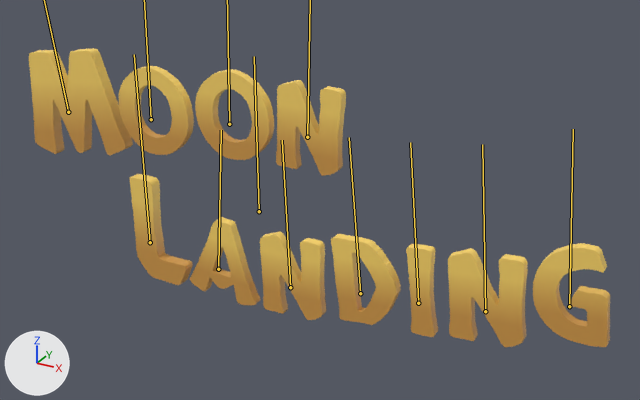
The FBX model Assets/FBXs/GameTitle.fbx, before and after one commit.
Rendered twice from a 50 mm lens placed at (29.5, -45.3, 24.5), pointed at (3.5, 2.0, 0.8). Arrows for +X, +Y and +Z are at lower left; the lights stay in place. Both versions are drawn at frame 1 of the action 'Armature.004|Cube.001Action'; the numbers are the values there. The bones that bend it are drawn over the model as lines.

The first picture shows 'MoonLanding'.
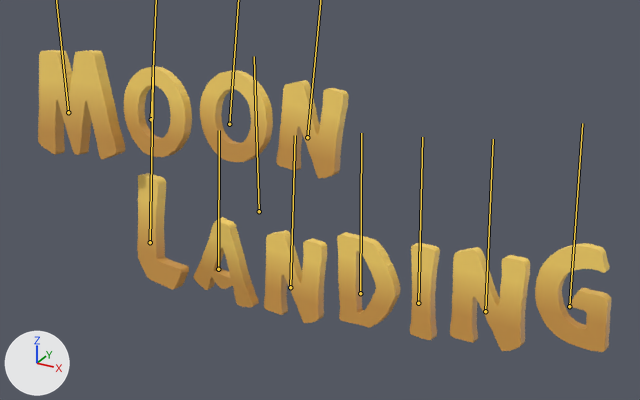
The change in detail:
Bone 'M' (bone_m) moves from (2.26, 0.62, 0.0) to (2.26, 0.61, 0.0).
Bone 'M' (bone_m) turns from (0, 0, 7) to (-7, -7, 7) degrees about its own x, y and z.
Bone 'O1' (bone_o1) moves from (2.92, 1.31, 0.0) to (2.92, 1.29, 0.0).
Bone 'O1' (bone_o1) turns from (0, 0, -2) to (-7, -7, -2) degrees about its own x, y and z.
Bone 'O2' (bone_o2) moves from (3.0, 2.05, 0.0) to (3.0, 2.03, 0.0).
Bone 'O2' (bone_o2) turns from (0, 0, -2) to (-7, -7, -2) degrees about its own x, y and z.
Bone 'N1' (bone_n1) moves from (2.66, 2.13, 0.0) to (2.66, 2.11, 0.0).
Bone 'N1' (bone_n1) turns from (0, 0, -2) to (-7, -7, -2) degrees about its own x, y and z.
Bone 'L' (bone_l) turns from (0, 0, 0) to (-7, -7, 0) degrees about its own x, y and z.
Bone 'A' (bone_a) turns from (0, 0, -4) to (1, -7, -4) degrees about its own x, y and z.
Bone 'N2' (bone_n2) turns from (0, 0, 2) to (-7, -7, 2) degrees about its own x, y and z.
Bone 'D' (bone_d) turns from (0, 0, 5) to (-7, -7, 5) degrees about its own x, y and z.
Bone 'I' (bone_i) turns from (0, 0, 5) to (-7, -7, 5) degrees about its own x, y and z.
Bone 'N3' (bone_n3) turns from (0, 0, 5) to (-7, -7, 5) degrees about its own x, y and z.
Bone 'G' (bone_g) turns from (0, 0, 5) to (-7, -7, 5) degrees about its own x, y and z.

Changed parts and their boxes (x1, y1, x2, y2) in the pictures (640 x 400 px):
'MoonLanding', posed: before (29, 48, 610, 347); after (38, 50, 611, 352)
bone 'L', root to tip: before (150, 242) to (134, 54); after (150, 242) to (153, 51)
bone 'A', root to tip: before (218, 269) to (221, 130); after (218, 269) to (219, 130)
bone 'N2', root to tip: before (290, 287) to (282, 140); after (290, 287) to (295, 135)
bone 'D', root to tip: before (360, 293) to (349, 137); after (360, 293) to (361, 133)
bone 'I', root to tip: before (418, 303) to (410, 142); after (418, 303) to (422, 137)
bone 'N3', root to tip: before (485, 311) to (482, 144); after (485, 311) to (493, 139)
bone 'G', root to tip: before (569, 306) to (573, 129); after (569, 306) to (582, 123)
